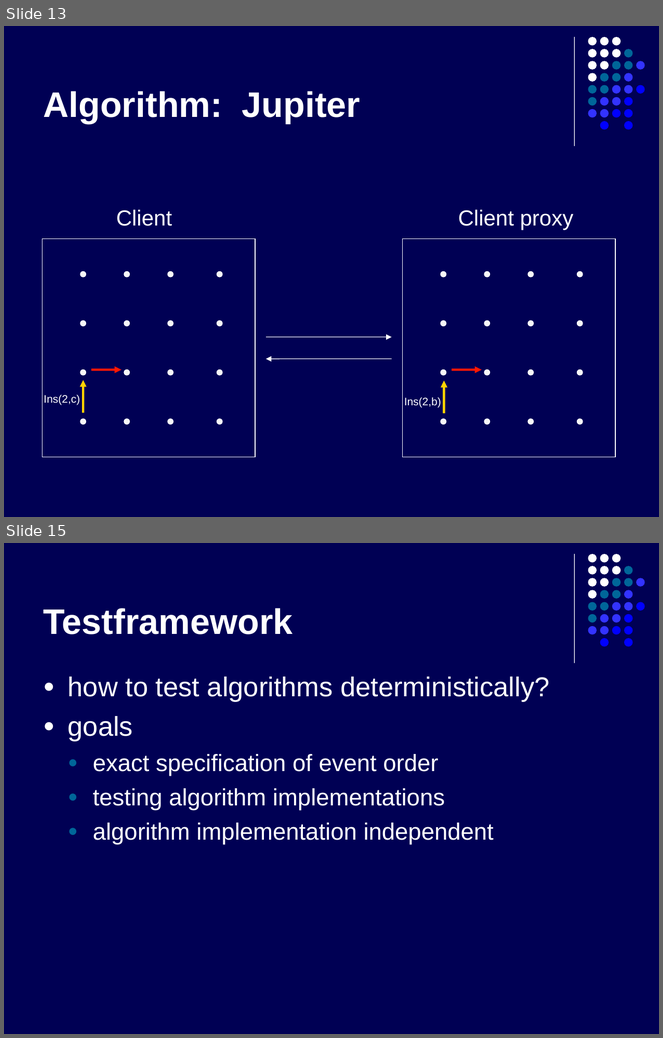
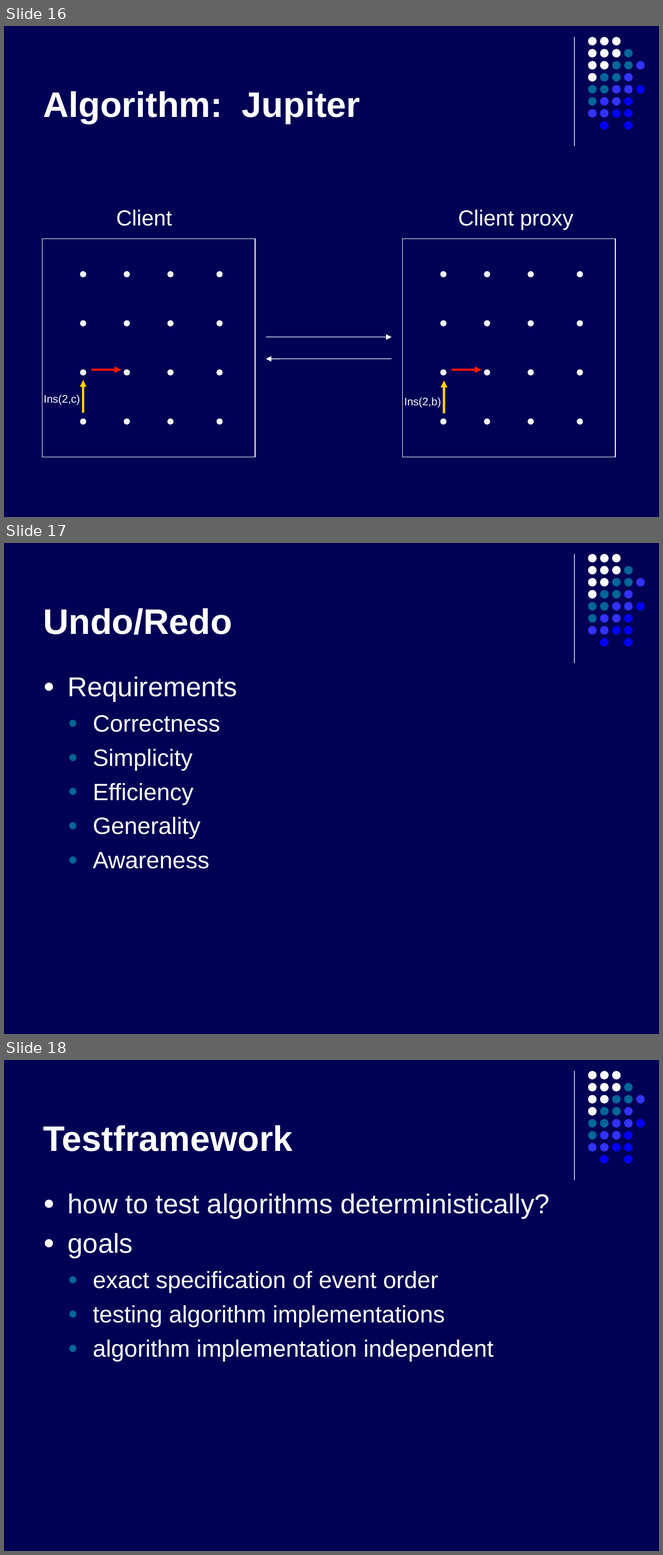
Before and after one commit to kyanha/ace, a slide deck: ace/trunk/doc/presentation/presentation.ppt. Shown one above the other, each under a label of ours: slides 13 and 15 before the commit, slides 16, 17 and 18 after it; the slides between them are not shown. The pictures are 663x1038 and 663x1555 pixels, drawn with LibreOffice and Linux fonts; fonts in the diff are those of the drawing. Boxes give left, top, right and bottom in pixels: in the first picture for what was removed or moved away, otherwise in the second. Text is boxed around its words. In the diff, an @@ line names an element or a change of style, - is before the commit and + after.

Commit message:
added undo and intro stuff

```diff
--- a/ace/trunk/doc/presentation/presentation.ppt
+++ b/ace/trunk/doc/presentation/presentation.ppt
@@ slide 17 added at <box>4,543,659,1034</box>, background #000054; not listed: 32 template elements that a slide beside it also shows @@
@@ title added at <box>43,608,232,635</box>, 39 pt, text #FFFFFF, bold @@
+Undo/Redo
@@ text added at <box>68,677,238,869</box>, 26 pt, text #FFFFFF @@
+● Requirements
+  ● Correctness
+  ● Simplicity
+  ● Efficiency
+  ● Generality
+  ● Awareness
@@ what was slide 13 is now slide 16 @@
@@ what was slide 15 is now slide 18 @@
```
Also in this commit, not shown: 4 other slides added, 2 slides removed.
